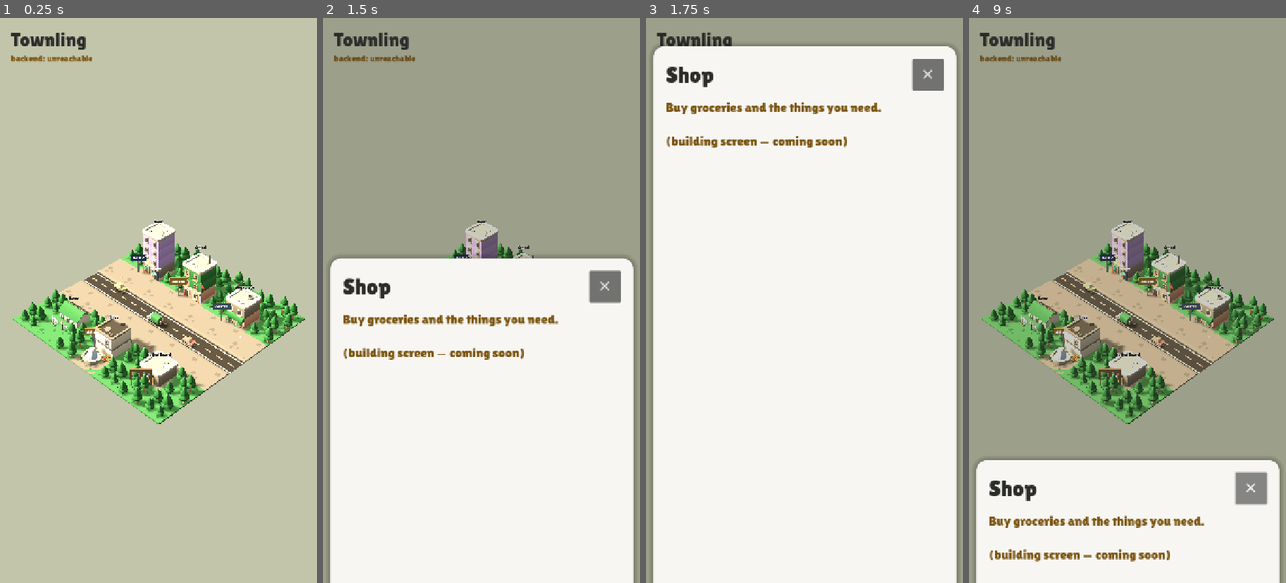
Above: before the commit, frames 1-4 (left to right).
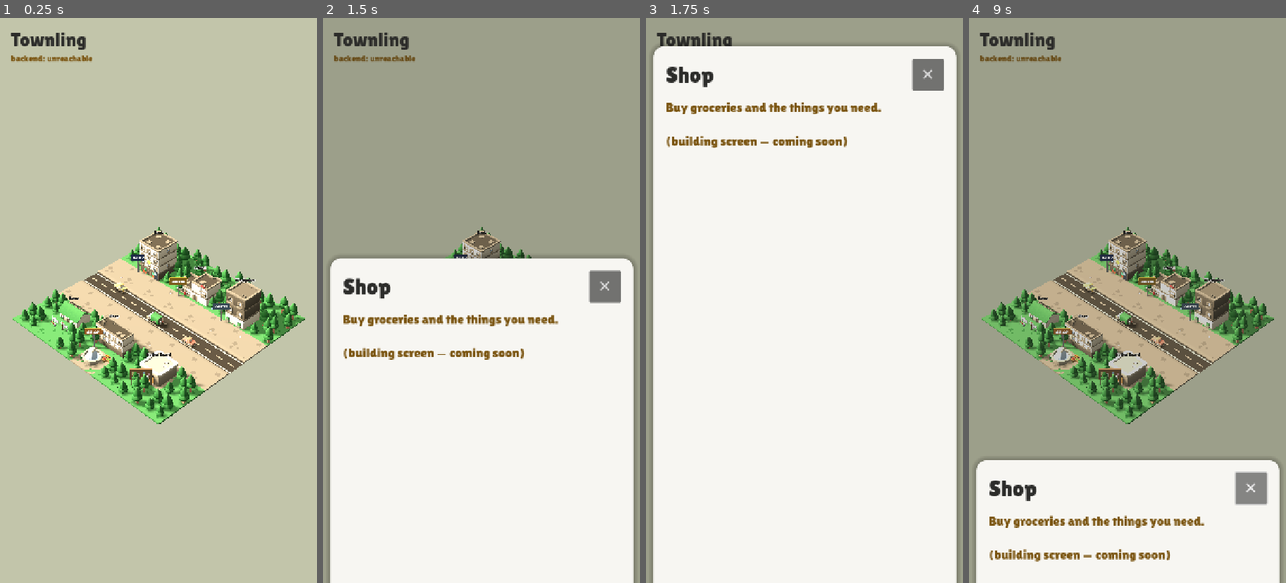
Above: after the commit, the same moments.

Repository: ayeshaverdan/townling
Game: Godot game, scene res://scenes/diorama.tscn
Two runs of this game, one before a commit and one after it. Both use one fixed random seed, a clock stepped at 60 frames per second and the inputs below.
Inputs (mouse positions are in pixels of both pictures, inside the frame that each line leads up to):
- Up to frame 1 (0.25 s): no input
- Up to frame 2 (1.5 s): tap Enter at 0.5 s; move the mouse to (551, 272) at 0.52 s; click (551, 272) at 0.67 s; tap Space at 1.25 s; move the mouse to (418, 328) at 1.27 s; click (418, 328) at 1.42 s
- Up to frame 3 (1.75 s): no input
- Up to frame 4 (9 s): click "✕" at 2 s; tap Enter at 2.75, 4.25 s; move the mouse to (1159, 176) at 2.77 s; click (1159, 176) at 2.92 s; tap Space at 3.5, 5 s; move the mouse to (1111, 413) at 3.52 s; click (1111, 413) at 3.67 s; move the mouse to (1222, 385) at 4.27 s; click (1222, 385) at 4.42 s; move the mouse to (1032, 215) at 5.02 s; click (1032, 215) at 5.17 s; move the mouse to (1143, 300) at 5.77 s; click (1143, 300) at 5.92 s; move the mouse to (1079, 159) at 6.52 s; click (1079, 159) at 6.67 s; move the mouse to (1197, 272) at 7.27 s; click (1197, 272) at 7.42 s; move the mouse to (1064, 328) at 8.02 s; click (1064, 328) at 8.17 s; click "✕" at 8.75 s

The runs differ from the first frame. In frame 1, 3.3% of the frame differs, in the area x 29-94%, y 35-61%; in frame 2, 0.7%; in frame 3, nothing differs; in frame 4, 3.1%.

Commit message:
Give every landmark a distinct commercial-kit building
Answer to "why not use the commercial pack variants": we now do. Reviewed
all 19 commercial buildings via a labelled contact sheet and assigned:
- Bank -> building-i (solid 4-story, institutional) @ 0.78
- School -> building-e (wide civic block, central entrance) @ 0.88
- Workplace -> building-h (dark 3-story office) @ 1.0
- Shop -> building-k (wide storefront with ground-floor band) @ 0.62
Home keeps the suburban house; Notice Board keeps its kiosk + pinned board.

Silhouettes now differ in height, width and shape per landmark; pick boxes
and label heights follow each model's real scaled bounds.

Co-Authored-By: Claude Opus 4.8 <noreply@anthropic.com>

Diff:
--- a/game/scripts/diorama.gd
+++ b/game/scripts/diorama.gd
@@ -16,15 +16,15 @@
 ## uniform scale, grid cell, purpose blurb. Home is a pitched-roof suburban
 ## house and Shop a commercial storefront with a built-in awning (sister kits).
 const LANDMARKS := [
-	{"name": "Bank", "model": "building-small-c", "scale": 1.0, "cell": Vector2i(1, 1),
+	{"name": "Bank", "model": "commercial/building-i", "scale": 0.78, "cell": Vector2i(1, 1),
 		"blurb": "Save your coins in the jar and watch them grow."},
-	{"name": "School", "model": "building-small-b", "scale": 1.0, "cell": Vector2i(3, 1),
+	{"name": "School", "model": "commercial/building-e", "scale": 0.88, "cell": Vector2i(3, 1),
 		"blurb": "Take a class to earn a skill star."},
-	{"name": "Workplace", "model": "building-small-d", "scale": 1.0, "cell": Vector2i(5, 1),
+	{"name": "Workplace", "model": "commercial/building-h", "scale": 1.0, "cell": Vector2i(5, 1),
 		"blurb": "Work a shift and earn your weekly salary."},
 	{"name": "Home", "model": "suburban/building-type-h", "scale": 0.75, "cell": Vector2i(1, 5),
 		"blurb": "Rest to refill energy, decorate, plan your day."},
-	{"name": "Shop", "model": "commercial/building-c", "scale": 1.0, "cell": Vector2i(3, 5),
+	{"name": "Shop", "model": "commercial/building-k", "scale": 0.62, "cell": Vector2i(3, 5),
 		"blurb": "Buy groceries and the things you need."},
 	{"name": "Notice Board", "model": "building-garage", "scale": 1.0, "cell": Vector2i(5, 5),
 		"blurb": "Find gigs and quick jobs for extra coins."},
@@ -33,7 +33,10 @@
 const HEIGHTS := {
 	"building-small-a": 0.95, "building-small-b": 1.63, "building-small-c": 1.75,
 	"building-small-d": 1.0, "building-garage": 0.55,
-	"suburban/building-type-h": 0.74, "commercial/building-c": 0.89,
+	"suburban/building-type-h": 0.74,
+	"commercial/building-c": 0.89, "commercial/building-e": 0.89,
+	"commercial/building-h": 1.29, "commercial/building-i": 1.68,
+	"commercial/building-k": 1.47,
 }
 const COLS := 7
 const ROWS := 7
Binary file added: game/assets/kenney/commercial/building-e.glb
Not shown, added: game/assets/kenney/commercial/building-e.glb.import
Binary file added: game/assets/kenney/commercial/building-h.glb
Not shown, added: game/assets/kenney/commercial/building-h.glb.import
Binary file added: game/assets/kenney/commercial/building-i.glb
Not shown, added: game/assets/kenney/commercial/building-i.glb.import
Binary file added: game/assets/kenney/commercial/building-k.glb
Not shown, added: game/assets/kenney/commercial/building-k.glb.import
